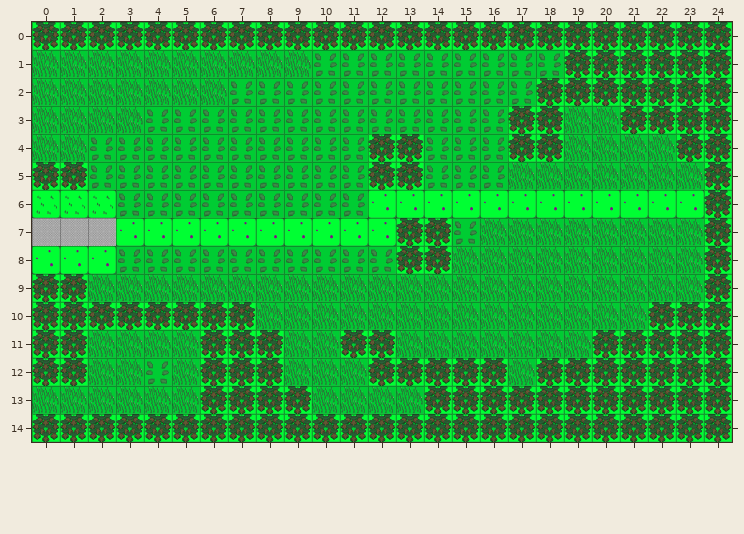
Tiled map, stored at public/data/first_demo/first_demo2_0.tmx. That is the earlier state.
Cells are 70x70 px. Shown: x 0..24, y 0..14.
And afterwards:
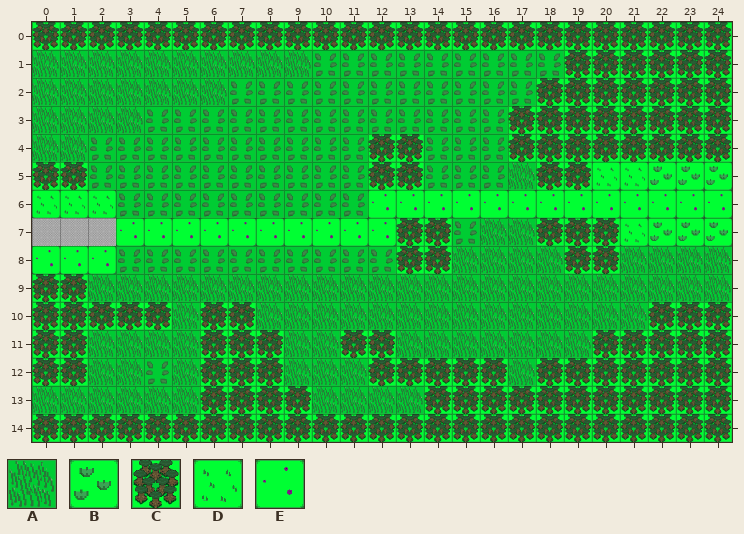
Key: from "tiles": A 11 "SPRITE_FOREST", B 12 "SPRITE_STANDARD", C 15 "SPRITE_DEFAULT", D 22 "SPRITE_STANDARD", E 32 "SPRITE_STANDARD".
_ is an empty cell.
Tiles replaced or removed in this view: A, C.
The edit:
Changed rows in their new state; . is an unchanged cell.
Layer "tiles":
first column x 5:
 3 ..............CC....
 4 ..............CCCC..
 5 .............CCDDBBB
 6 ...................E
 7 .............CCCDBBB
 8 ..............CC...A
 9 ...................A
10 A...................
Pixel boxes of the changes (left, top, right, bottom) in both pictures:
changed: (536, 106, 732, 302)
changed: (172, 302, 200, 330)
